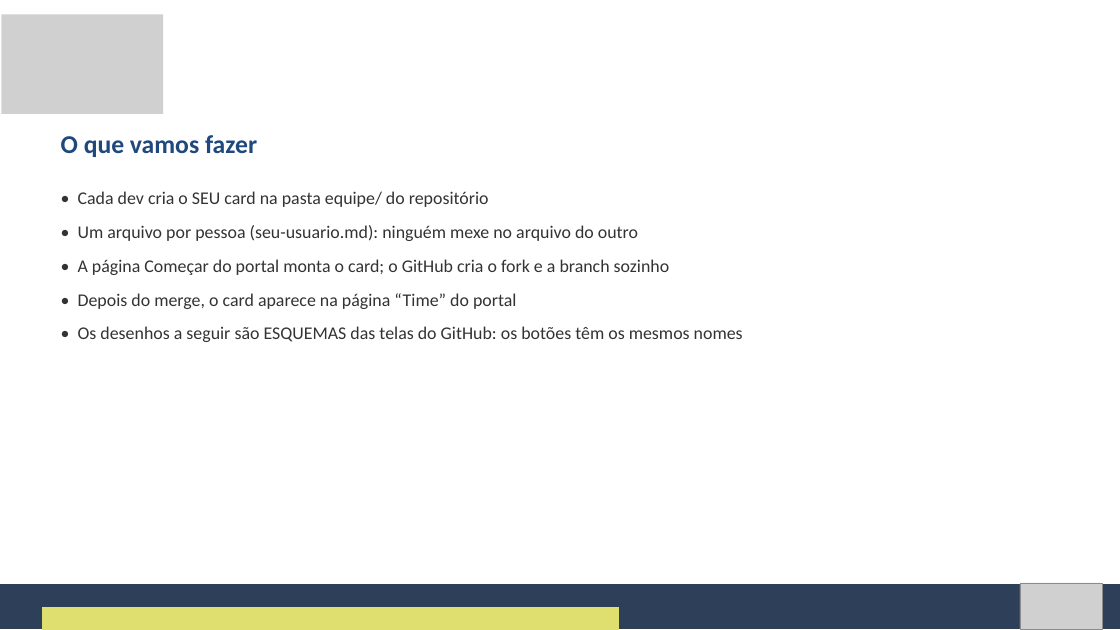
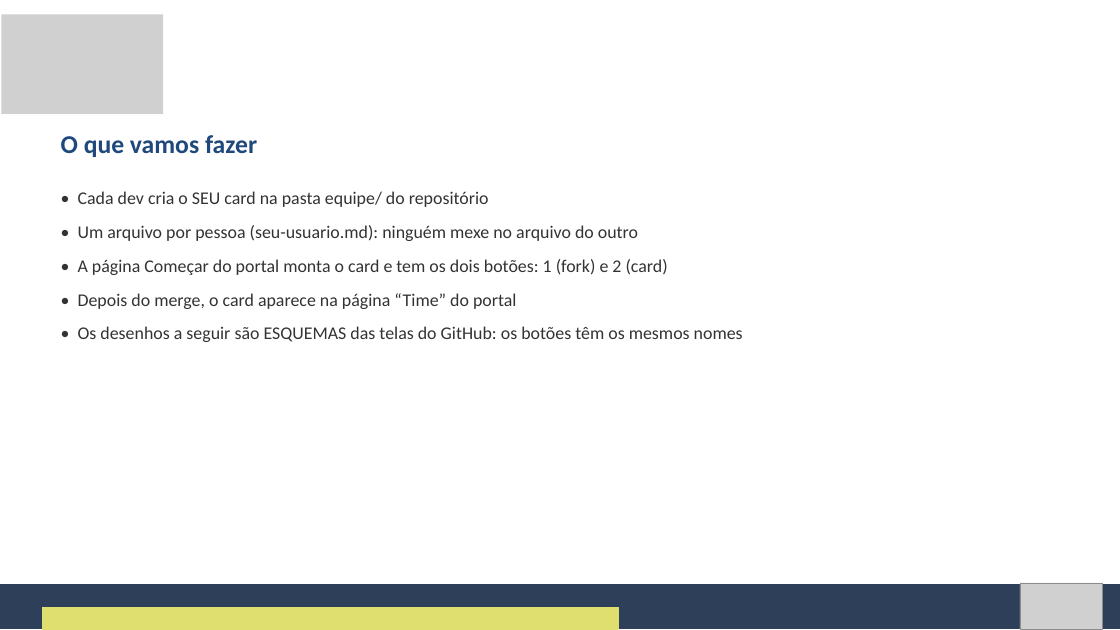
Before and after one commit to Natan20/Curso-Modelagem-De-Sistemas-Material, a slide deck: slide 63 of Aula 13 - 27-10-2026/Aula 13 - Slides.pptx. Drawn at 1120x630 pixels with LibreOffice and Linux fonts; fonts in the diff are those of the drawing; grey boxes stand for pictures. Boxes give left, top, right and bottom in pixels: in the first picture for what was removed or moved away, otherwise in the second. Text is boxed around its words. In the diff, an @@ line names an element or a change of style, - is before the commit and + after.

Commit message:
Aula 13: fork como passo próprio (botão 1 do portal) e aviso de e-mail verificado

```diff
--- a/Aula 13 - 27-10-2026/Aula 13 - Slides.pptx
+++ b/Aula 13 - 27-10-2026/Aula 13 - Slides.pptx
@@ text at box(78, 259, 668, 275): text changed @@
-• A página Começar do portal monta o card; o GitHub cria o fork e a branch sozinho
+• A página Começar do portal monta o card e tem os dois botões: 1 (fork) e 2 (card)
```
Also in this commit, not shown: 4 other slides changed, 2 other files.
